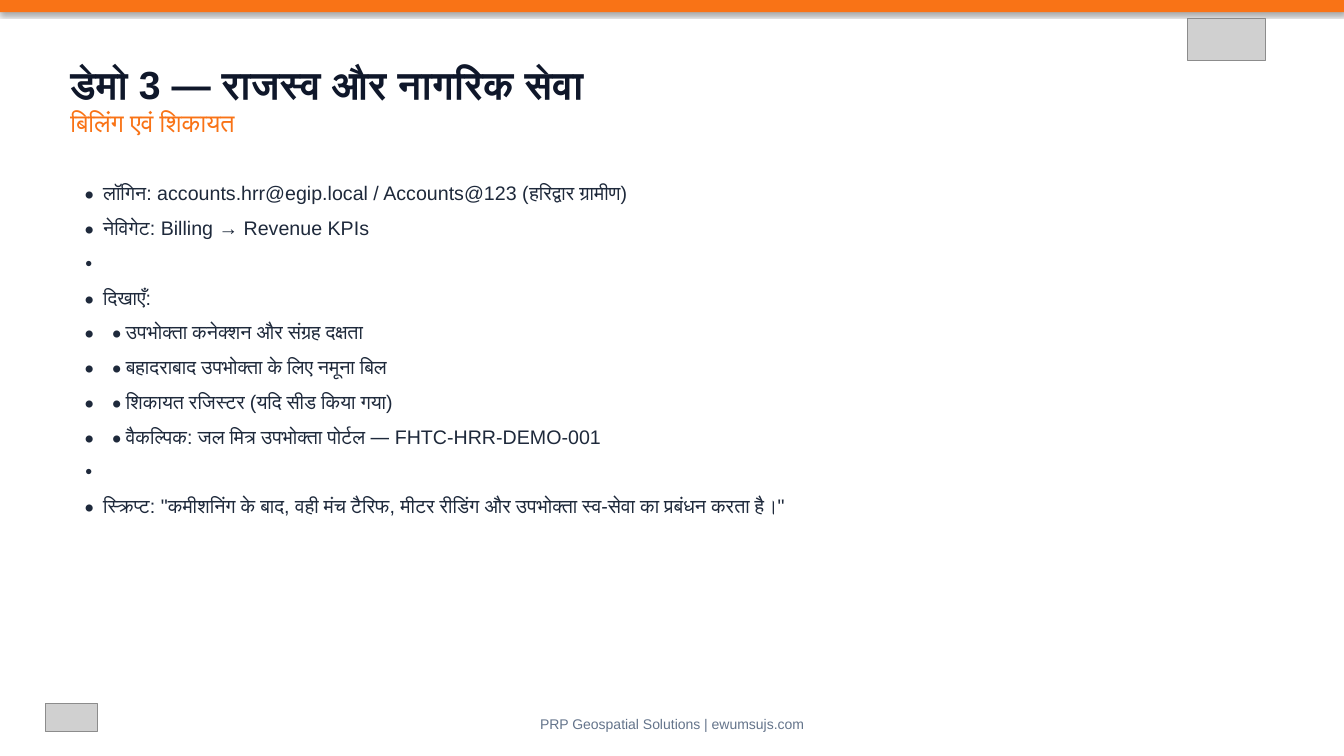
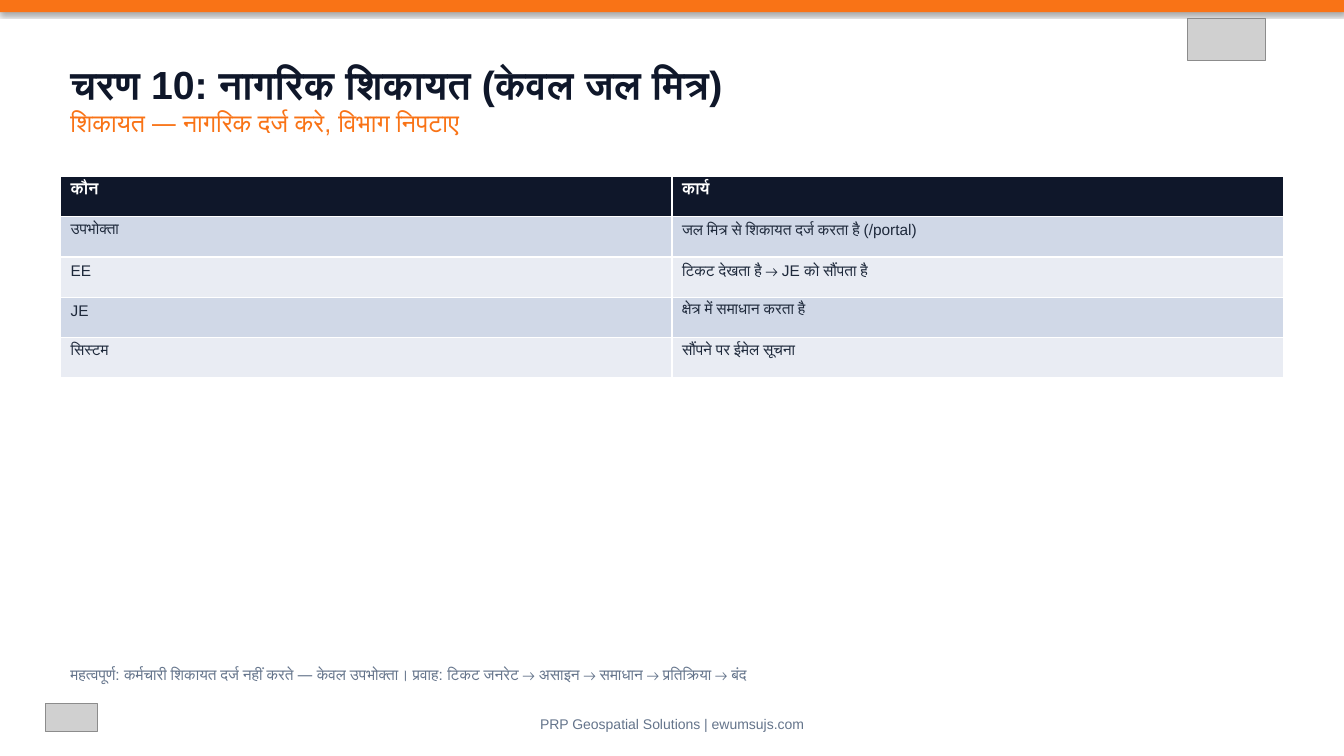
Before and after one commit to geospatialprp-dotcom/EWUMS, a slide deck: slide 10 of docs/ujs-presentation/EWUMS-UJS-Presentation-Hindi.pptx. Drawn at 1344x756 pixels with LibreOffice and Linux fonts; fonts in the diff are those of the drawing; grey boxes stand for pictures. Boxes give left, top, right and bottom in pixels: in the first picture for what was removed or moved away, otherwise in the second. Text is boxed around its words. In the diff, an @@ line names an element or a change of style, - is before the commit and + after.

```diff
--- a/docs/ujs-presentation/EWUMS-UJS-Presentation-Hindi.pptx
+++ b/docs/ujs-presentation/EWUMS-UJS-Presentation-Hindi.pptx
@@ text at box(70, 68, 722, 136): text changed; size 28 to 18 pt; text colour #0F172A to #F97316; bold off @@
-डेमो 3 — राजस्व और नागरिक सेवा
-बिलिंग एवं शिकायत
+चरण 10: नागरिक शिकायत (केवल जल मित्र)
+शिकायत — नागरिक दर्ज करे, विभाग निपटाए
@@ table added at box(60, 176, 1285, 378), 5 rows, 2 columns @@
+कौन | कार्य
+उपभोक्ता | जल मित्र से शिकायत दर्ज करता है (/portal)
+EE | टिकट देखता है → JE को सौंपता है
+JE | क्षेत्र में समाधान करता है
+सिस्टम | सौंपने पर ईमेल सूचना
@@ text removed at box(103, 185, 785, 516) @@
-• लॉगिन: accounts.hrr@egip.local / Accounts@123 (हरिद्वार ग्रामीण)
-• नेविगेट: Billing → Revenue KPIs
-•
-• दिखाएँ:
-• • उपभोक्ता कनेक्शन और संग्रह दक्षता
-• • बहादराबाद उपभोक्ता के लिए नमूना बिल
-• • शिकायत रजिस्टर (यदि सीड किया गया)
-• • वैकल्पिक: जल मित्र उपभोक्ता पोर्टल — FHTC-HRR-DEMO-001
-•
-• स्क्रिप्ट: "कमीशनिंग के बाद, वही मंच टैरिफ, मीटर रीडिंग और उपभोक्ता स्व-सेवा का प्रबंधन करता है।"
@@ text added at box(70, 668, 746, 684), 11 pt, text #64748B @@
+महत्वपूर्ण: कर्मचारी शिकायत दर्ज नहीं करते — केवल उपभोक्ता। प्रवाह: टिकट जनरेट → असाइन → समाधान → प्रतिक्रिया → बंद
```
Also in this commit, not shown: 7 other slides changed, 3 other files.
